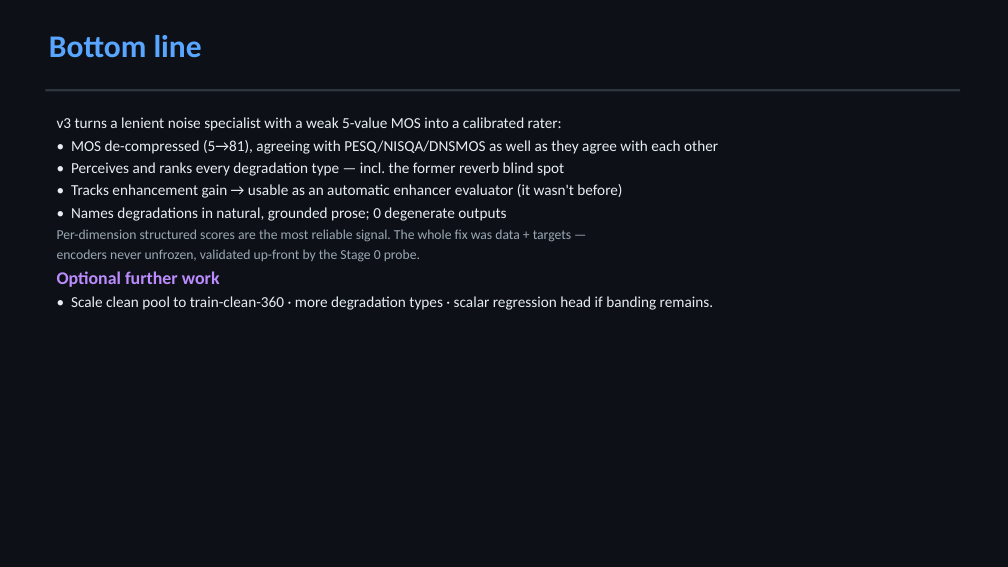
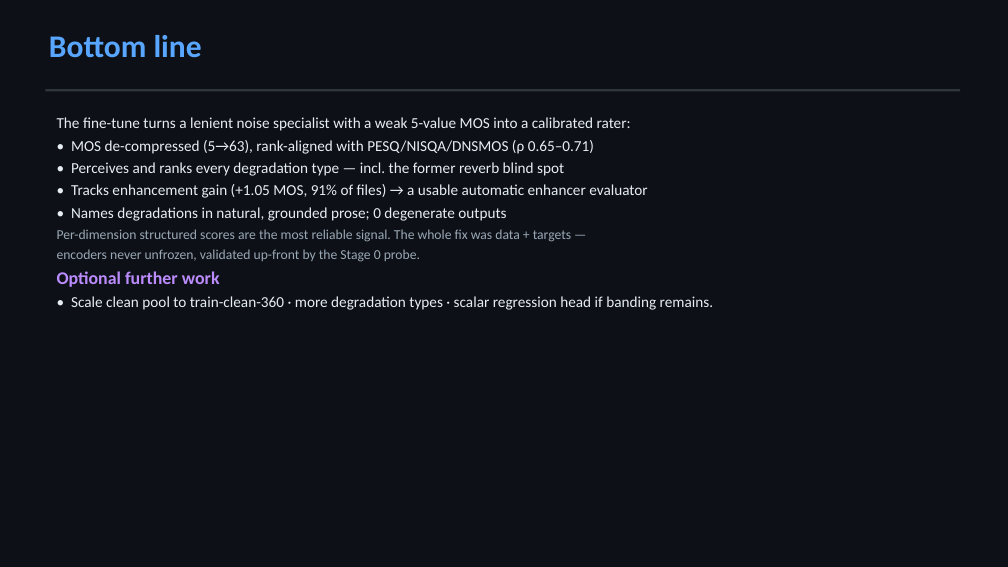
Before and after one commit to LarocheC/llm-sqa, a slide deck: slide 17 of experiments/results/planb_deck.pptx (slide 16 before the commit). Drawn at 1008x567 pixels with LibreOffice and Linux fonts; fonts in the diff are those of the drawing. Boxes give left, top, right and bottom in pixels: in the first picture for what was removed or moved away, otherwise in the second. Text is boxed around its words. In the diff, an @@ line names an element or a change of style, - is before the commit and + after.

```diff
--- a/experiments/results/planb_deck.pptx
+++ b/experiments/results/planb_deck.pptx
@@ text at (57,117,631,154): text changed @@
-v3 turns a lenient noise specialist with a weak 5-value MOS into a calibrated rater:
-• MOS de-compressed (5→81), agreeing with PESQ/NISQA/DNSMOS as well as they agree with each other
+The fine-tune turns a lenient noise specialist with a weak 5-value MOS into a calibrated rater:
+• MOS de-compressed (5→63), rank-aligned with PESQ/NISQA/DNSMOS (ρ 0.65–0.71)
@@ text at (71,184,647,198): text changed @@
-• Tracks enhancement gain → usable as an automatic enhancer evaluator (it wasn't before)
+• Tracks enhancement gain (+1.05 MOS, 91% of files) → a usable automatic enhancer evaluator
```
Also in this commit, not shown: 7 other slides changed, 1 slide added, 8 other files.
